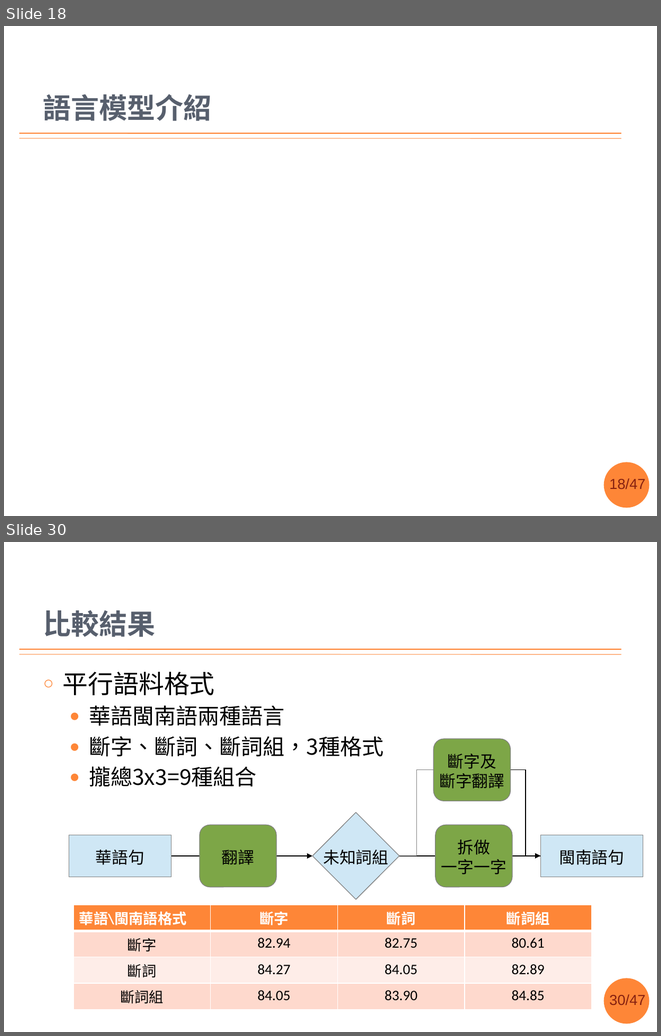
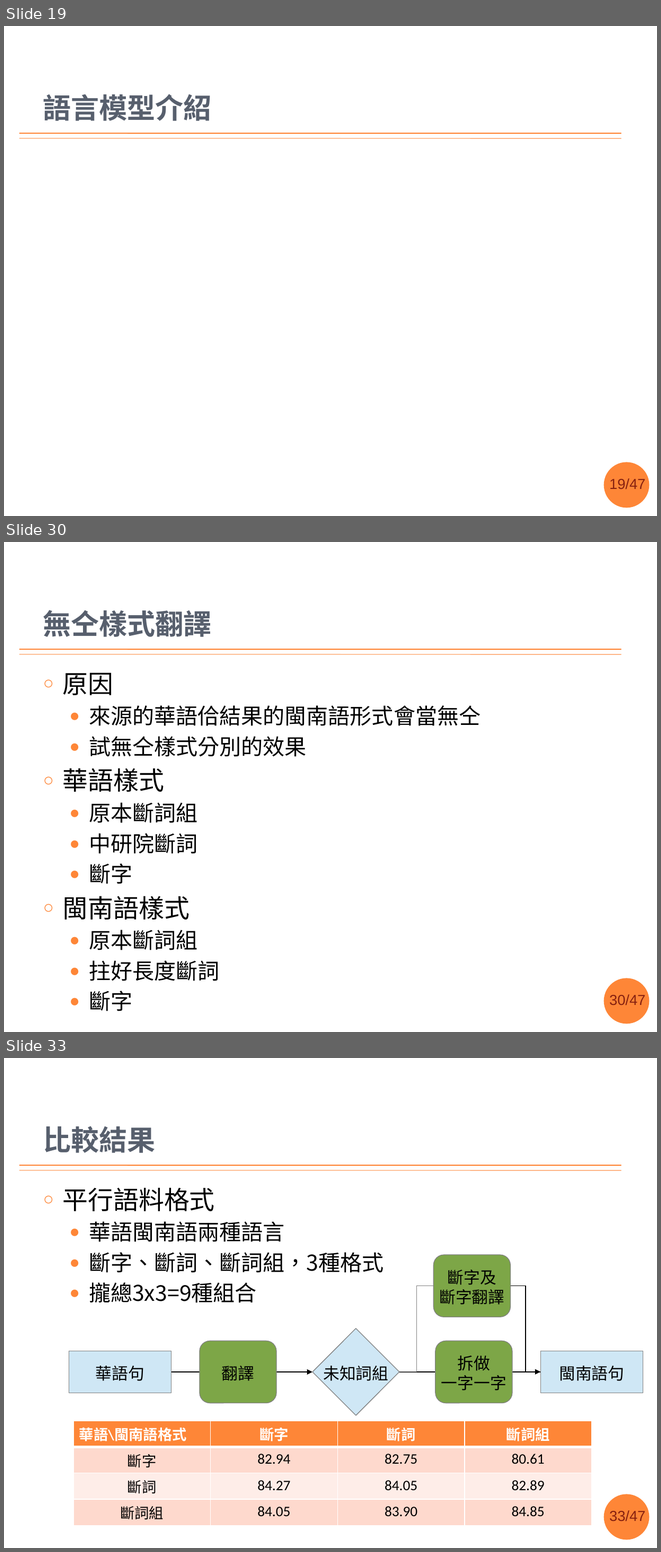
Before and after one commit to sih4sing5hong5/po3-ko3_tau5-iann2-phinn3, a slide deck: 翻譯報告.pptx. Shown one above the other, each under a label of ours: slides 18 and 30 before the commit, slides 19, 30 and 33 after it; the slides between them are not shown. The pictures are 661x1036 and 661x1552 pixels, drawn with LibreOffice and Linux fonts; fonts in the diff are those of the drawing; grey boxes stand for pictures; background and template pictures are left out. Boxes give left, top, right and bottom in pixels: in the first picture for what was removed or moved away, otherwise in the second. Text is boxed around its words. In the diff, an @@ line names an element or a change of style, - is before the commit and + after.

```diff
--- a/翻譯報告.pptx
+++ b/翻譯報告.pptx
@@ slide 30 added at (4,542,657,1032), background #FFFFFF; not listed: 4 template elements that a slide beside it also shows @@
@@ title added at (43,610,212,637), 31 pt, text #575F6D, bold @@
+無仝樣式翻譯
@@ text added at (63,672,480,1011), 24 pt, text #000000 @@
+○ 原因
+  ● 來源的華語佮結果的閩南語形式會當無仝
+  ● 試無仝樣式分別的效果
+○ 華語樣式
+  ● 原本斷詞組
+  ● 中研院斷詞
+  ● 斷字
+○ 閩南語樣式
+  ● 原本斷詞組
+  ● 拄好長度斷詞
+  ● 斷字
@@ what was slide 18 is now slide 19 @@
@@ page number at (609,478,645,489): text changed @@
-18/47
+19/47
@@ what was slide 30 is now slide 33 @@
@@ page number at (609,1510,645,1521): text changed @@
-30/47
+33/47
```
Also in this commit, not shown: 15 slides changed, 3 other slides added, 3 slides removed.
